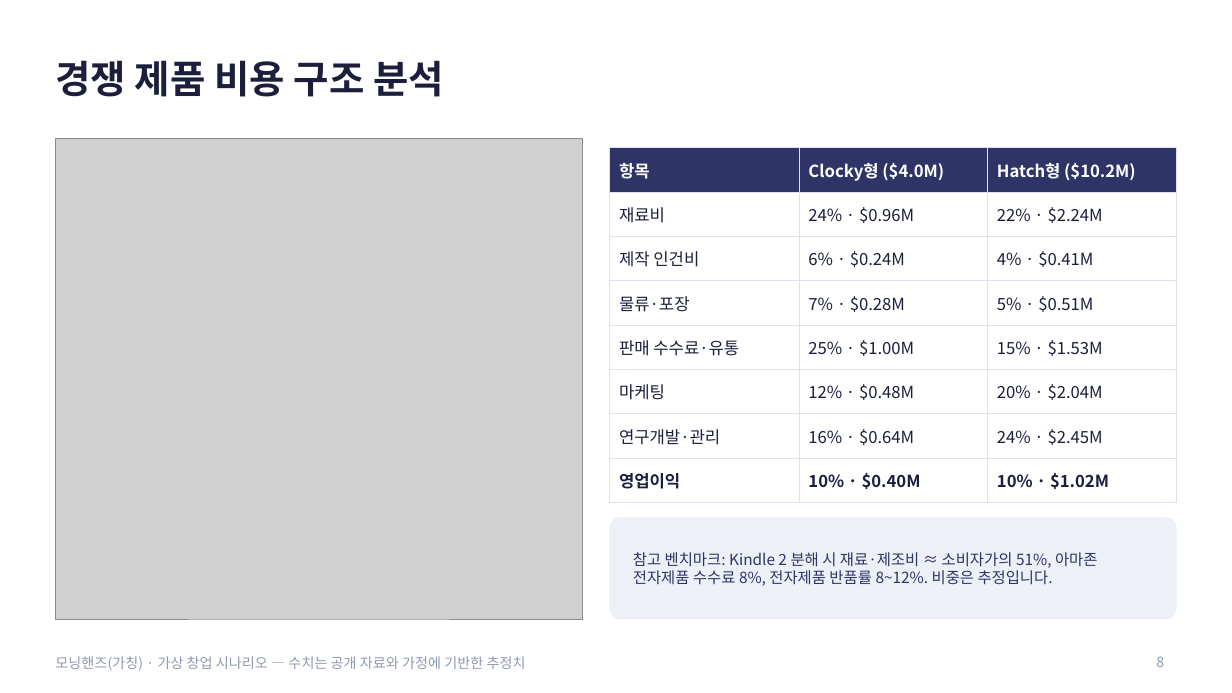
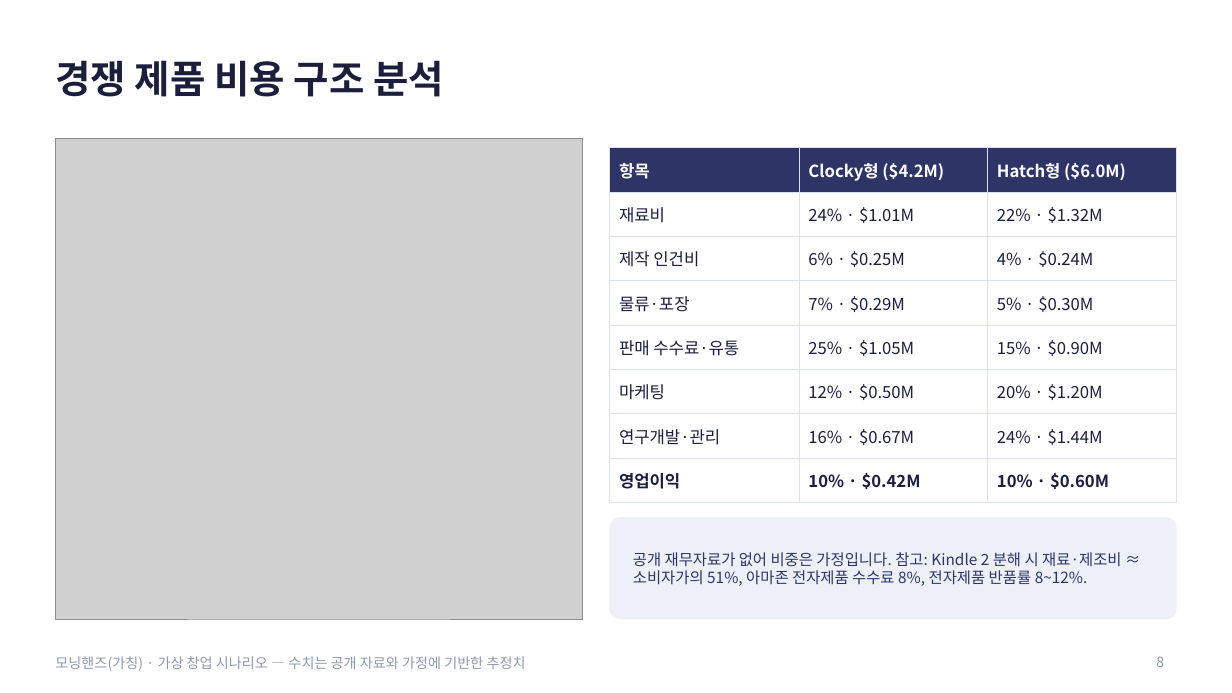
Before and after one commit to g975682-source/-, a slide deck: slide 8 of MorningHands_Business_Analysis.pptx. Drawn at 1232x693 pixels with LibreOffice and Linux fonts; fonts in the diff are those of the drawing; grey boxes stand for pictures. Boxes give left, top, right and bottom in pixels: in the first picture for what was removed or moved away, otherwise in the second. Text is boxed around its words. In the diff, an @@ line names an element or a change of style, - is before the commit and + after.

```diff
--- a/MorningHands_Business_Analysis.pptx
+++ b/MorningHands_Business_Analysis.pptx
@@ table at [610,148,1177,493] @@
-row 1, column 2: Clocky형 ($4.0M)
+row 1, column 2: Clocky형 ($4.2M)
-row 1, column 3: Hatch형 ($10.2M)
+row 1, column 3: Hatch형 ($6.0M)
-row 2, column 2: 24% · $0.96M
+row 2, column 2: 24% · $1.01M
-row 2, column 3: 22% · $2.24M
+row 2, column 3: 22% · $1.32M
-row 3, column 2: 6% · $0.24M
+row 3, column 2: 6% · $0.25M
-row 3, column 3: 4% · $0.41M
+row 3, column 3: 4% · $0.24M
-row 4, column 2: 7% · $0.28M
+row 4, column 2: 7% · $0.29M
-row 4, column 3: 5% · $0.51M
+row 4, column 3: 5% · $0.30M
-row 5, column 2: 25% · $1.00M
+row 5, column 2: 25% · $1.05M
-row 5, column 3: 15% · $1.53M
+row 5, column 3: 15% · $0.90M
-row 6, column 2: 12% · $0.48M
+row 6, column 2: 12% · $0.50M
-row 6, column 3: 20% · $2.04M
+row 6, column 3: 20% · $1.20M
-row 7, column 2: 16% · $0.64M
+row 7, column 2: 16% · $0.67M
-row 7, column 3: 24% · $2.45M
+row 7, column 3: 24% · $1.44M
-row 8, column 2: 10% · $0.40M
+row 8, column 2: 10% · $0.42M
-row 8, column 3: 10% · $1.02M
+row 8, column 3: 10% · $0.60M
@@ text at [633,552,1121,586]: text changed @@
-참고 벤치마크: Kindle 2 분해 시 재료·제조비 ≈ 소비자가의 51%, 아마존 전자제품 수수료 8%, 전자제품 반품률 8~12%. 비중은 추정입니다.
+공개 재무자료가 없어 비중은 가정입니다. 참고: Kindle 2 분해 시 재료·제조비 ≈ 소비자가의 51%, 아마존 전자제품 수수료 8%, 전자제품 반품률 8~12%.
```
Also in this commit, not shown: 7 other slides changed, 3 slides added.
